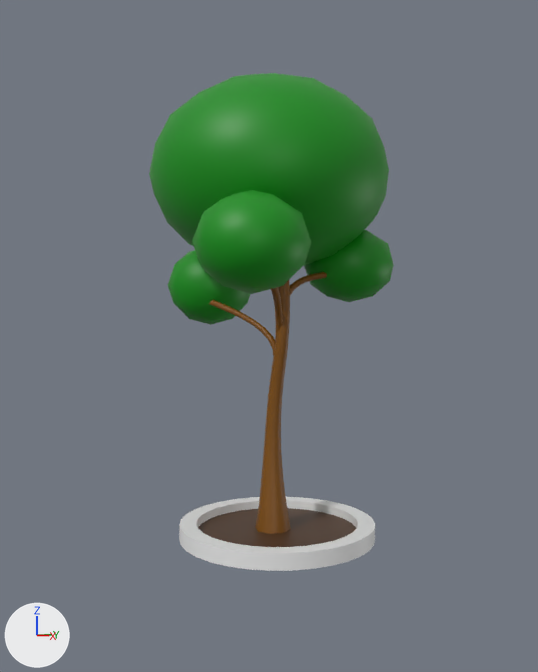
The Blender file data/Assets/Models/Vegetation/Tree 1.blend as it was, and as the next commit left it.
Rendered twice from a camera (50 mm lens) standing at (12.58, -10.87, 5.08) and looking at (-0.2, -0.07, 4.4). The axes (+X, +Y, +Z) are drawn at lower left. The lights are the same throughout.
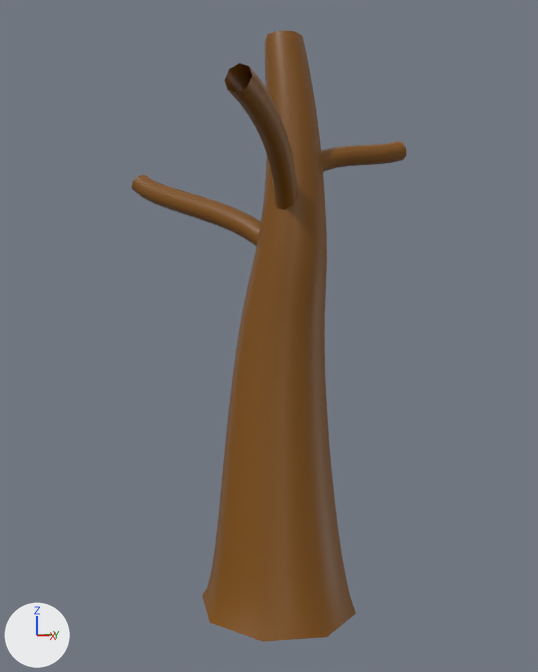
Location of each change, (x1, y1, x2, y2) in pixels of the pictures (538 x 672 px):
'BezierCurve', reshaped, moved, rescaled: before (255, 280, 291, 534); after (202, 30, 356, 642)
'Icosphere', hidden (green): before (149, 73, 389, 265)
'Circle', deleted: before (179, 497, 375, 571)
'Icosphere.004', hidden (green): before (192, 190, 311, 294)
'BezierCurve.003', reshaped, moved, rescaled: before (271, 287, 283, 342); after (225, 63, 298, 210)
'Icosphere.002', hidden (green): before (304, 230, 394, 302)
'BezierCurve.001', reshaped, moved, rescaled: before (209, 300, 275, 357); after (132, 175, 261, 246)
'Icosphere.001', hidden (green): before (168, 250, 251, 325)
'BezierCurve.002', reshaped, moved, rescaled: before (290, 272, 327, 295); after (321, 141, 406, 172)

Edits to the bpy script that builds the scene:
```text
Change cu_beziercurve:
    where _sp = cu_beziercurve.splines.new('BEZIER'); _sp.bezier_points.add(2)
    remove _sp.bezier_points.foreach_set('co', [0.0696, -0.0731, 7.419, 0.0745, -0.0012, 3.816, -0.145, 0.0, -0.0545])
    remove _sp.bezier_points.foreach_set('handle_left', [0.0383, -0.0699, 8.125, 0.481, -0.0216, 5.436, -0.111, 0.0, 0.519])
    remove _sp.bezier_points.foreach_set('handle_right', [0.0852, -0.0747, 7.065, -0.332, 0.0192, 2.197, -0.212, 0.0, -1.202])
    add _sp.bezier_points.foreach_set('co', [0.0696, -0.0731, 7.419, 0.0745, -0.0012, 3.816, -0.145, 0.0, -1.094])
    add _sp.bezier_points.foreach_set('handle_left', [0.0383, -0.0699, 8.125, 0.481, -0.0216, 5.436, -0.111, 0.0, -0.521])
    add _sp.bezier_points.foreach_set('handle_right', [0.0852, -0.0747, 7.065, -0.332, 0.0192, 2.197, -0.212, 0.0, -2.241])
    cu_beziercurve.bevel_depth: 0.18 -> 0.5
Change cu_beziercurve_001:
    cu_beziercurve_001.bevel_depth: 0.07 -> 0.18
Change cu_beziercurve_002:
    cu_beziercurve_002.bevel_depth: 0.07 -> 0.15
Change cu_beziercurve_003:
    cu_beziercurve_003.bevel_depth: 0.08 -> 0.17
Change cu_beziercurve_004:
    where _sp = cu_beziercurve_004.splines.new('BEZIER'); _sp.bezier_points.add(2)
    remove _sp.bezier_points.foreach_set('co', [-1.0, 0.553, 0.0, -0.349, 0.972, 0.0145, 0.000529, 2.407, 0.0289])
    remove _sp.bezier_points.foreach_set('handle_left', [-1.369, 0.368, 0.0, -0.461, 0.804, 0.00724, -0.0862, 2.018, 0.0289])
    remove _sp.bezier_points.foreach_set('handle_right', [-0.774, 0.666, 0.0, -0.236, 1.141, 0.0217, 0.174, 3.185, 0.0289])
    add _sp.bezier_points.foreach_set('co', [-1.386, 0.553, 0.0, -0.735, 0.972, 0.0145, 0.203, 2.407, 0.0289])
    add _sp.bezier_points.foreach_set('handle_left', [-1.756, 0.368, 0.0, -0.847, 0.804, 0.00724, 0.116, 2.018, 0.0289])
    add _sp.bezier_points.foreach_set('handle_right', [-1.16, 0.666, 0.0, -0.622, 1.141, 0.0217, 0.376, 3.185, 0.0289])
Change ob_beziercurve:
    ob_beziercurve.location: (0.0, 0.0, 0.0) -> (0.24, -0.01, -0.05)
    ob_beziercurve.scale: (1.0, 1.0, 1.0) -> (1.47, 1.47, 1.47)
Change ob_beziercurve_001:
    ob_beziercurve_001.location: (0.19, -0.02, 3.96) -> (0.52, -0.04, 5.76)
    ob_beziercurve_001.scale: (1.0, 1.0, 1.0) -> (1.47, 1.47, 1.47)
Change ob_beziercurve_002:
    ob_beziercurve_002.location: (0.29, 0.1, 4.99) -> (0.66, 0.14, 7.27)
    ob_beziercurve_002.scale: (1.0, 1.0, 1.0) -> (1.47, 1.47, 1.47)
Change ob_beziercurve_003:
    ob_beziercurve_003.location: (0.26, -0.05, 4.33) -> (0.62, -0.08, 6.3)
    ob_beziercurve_003.scale: (1.0, 1.0, 1.0) -> (1.47, 1.47, 1.47)
Change ob_icosphere:
    ob_icosphere.location: (-0.26, 0.0, 7.99) -> (-0.14, -0.01, 11.66)
    ob_icosphere.scale: (2.67, 2.67, 2.13) -> (3.91, 3.91, 3.13)
    add ob_icosphere.hide_set(True)
Change ob_icosphere_001:
    ob_icosphere_001.location: (-2.56, 0.02, 5.59) -> (-3.51, 0.03, 8.14)
    ob_icosphere_001.scale: (1.06, 1.06, 0.98) -> (1.56, 1.56, 1.44)
    add ob_icosphere_001.hide_set(True)
Change ob_icosphere_002:
    ob_icosphere_002.location: (0.4, 1.87, 6.04) -> (0.82, 2.73, 8.81)
    ob_icosphere_002.scale: (1.07, 1.07, 0.884) -> (1.56, 1.56, 1.3)
    add ob_icosphere_002.hide_set(True)
Change ob_icosphere_004:
    ob_icosphere_004.location: (2.0, -2.34, 6.23) -> (3.17, -3.43, 9.08)
    ob_icosphere_004.scale: (1.08, 1.08, 0.936) -> (1.59, 1.59, 1.37)
    add ob_icosphere_004.hide_set(True)
Change ob_beziercurve_004:
    ob_beziercurve_004.location: (0.0, 0.0, 0.0) -> (0.239, -0.00812, -0.0498)
    ob_beziercurve_004.scale: (1.0, 1.0, 1.0) -> (1.47, 1.47, 1.47)
Remove ob_circle:
    ob_circle = bpy.data.objects.new('Circle', me_circle)
```
